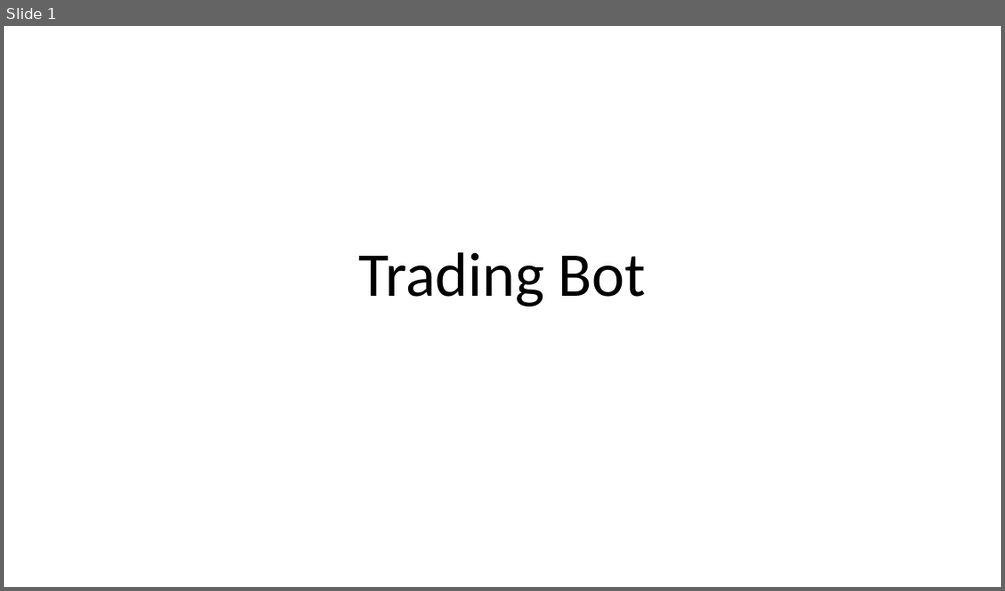
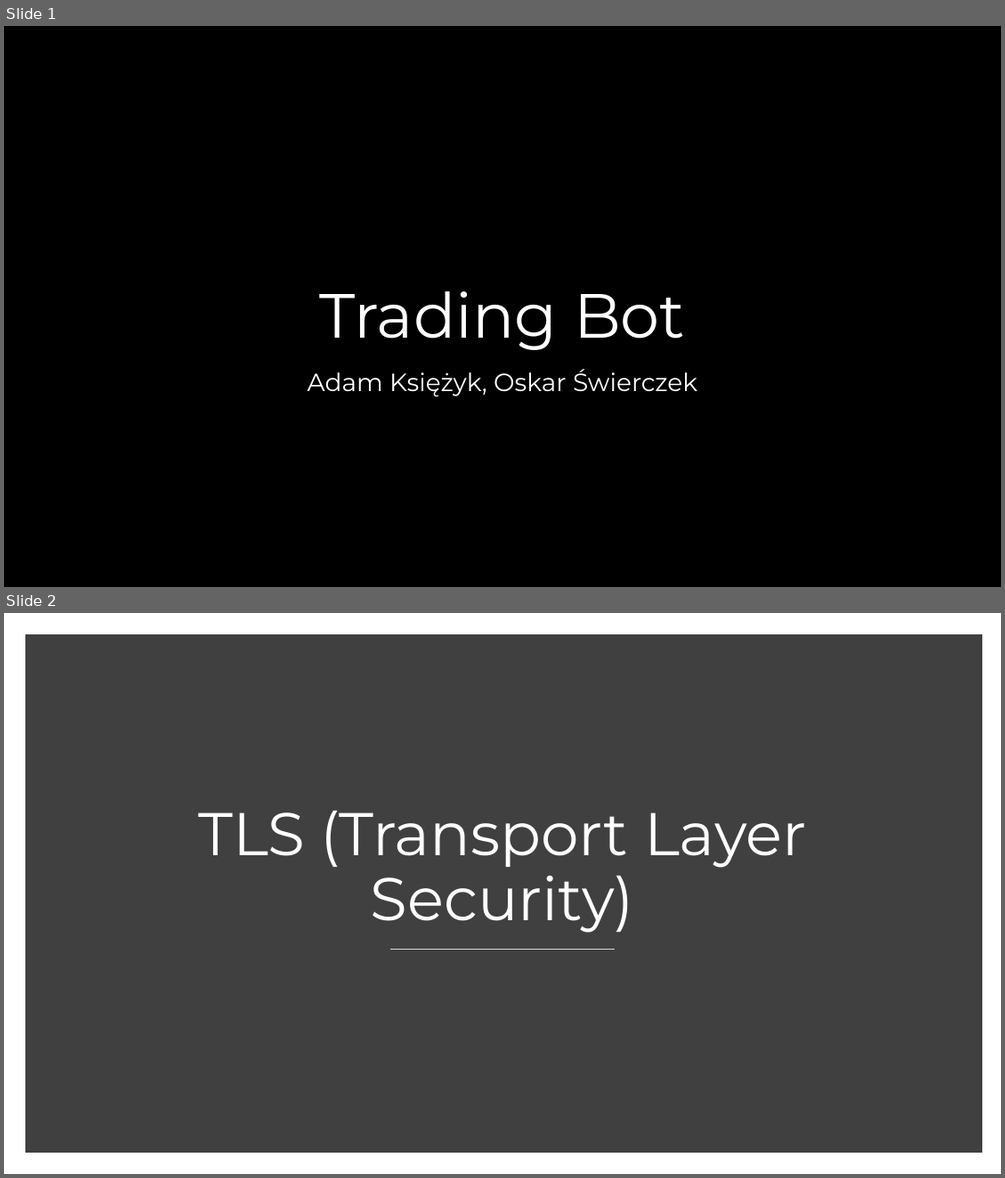
Before and after one commit to oskop123/Trading_Bot, a slide deck: JPWP.pptx. Shown one above the other, each under a label of ours: slide 1 before the commit, slides 1 and 2 after it. The pictures are 1005x591 and 1005x1178 pixels, drawn with LibreOffice and Linux fonts; fonts in the diff are those of the drawing; background and template pictures are left out. Boxes give left, top, right and bottom in pixels: in the first picture for what was removed or moved away, otherwise in the second. Text is boxed around its words. In the diff, an @@ line names an element or a change of style, - is before the commit and + after.

```diff
--- a/JPWP.pptx
+++ b/JPWP.pptx
@@ slide 2 added at box(4, 613, 1001, 1174), background #FFFFFF @@
@@ rectangle added at box(30, 639, 977, 1148), fill #404040, outline #404040 10 pt @@
@@ title added at box(198, 811, 807, 933), 58 pt, text #FFFFFF @@
+TLS (Transport Layer Security)
@@ line added from (390, 949) to (615, 949), #D9D9D9 1 pt @@
@@ slide 1 changed as well @@
@@ background #FFFFFF to picture (left out) @@
@@ title "Trading Bot" at box(320, 291, 685, 350): font Calibri to Montserrat, text colour #000000 to #FFFFFF @@
@@ subtitle added at box(307, 369, 697, 396), 24 pt, text #FFFFFF @@
+Adam Księżyk, Oskar Świerczek
```
Also in this commit, not shown: 4 other slides changed, 14 other slides added, 21 slides removed, 1 other file.
